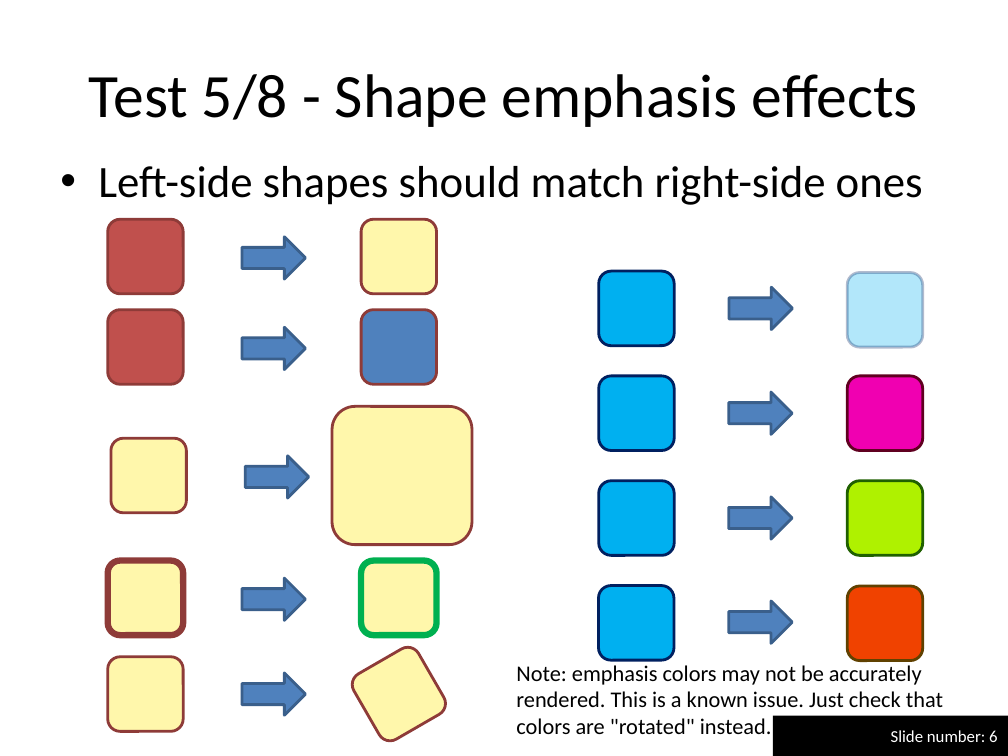
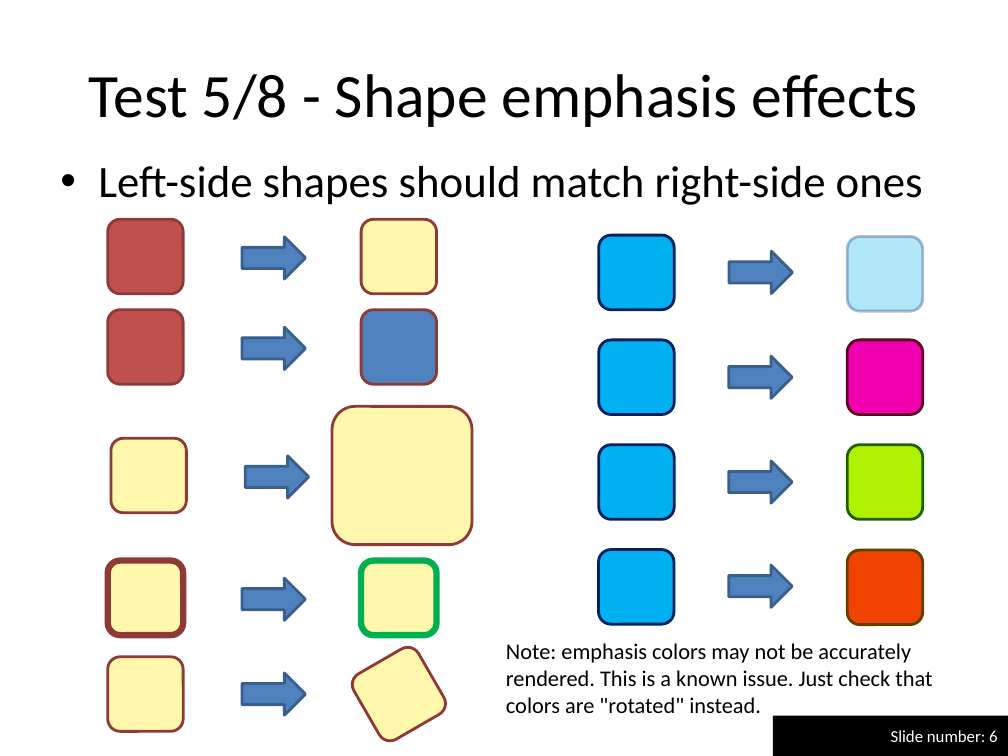
Before and after one commit to maxonthegit/PPspliT, a slide deck: slide 6 of src/PPT12+/PPspliT.pptm. Drawn at 1008x756 pixels with LibreOffice and Linux fonts; fonts in the diff are those of the drawing. Boxes give left, top, right and bottom in pixels: in the first picture for what was removed or moved away, otherwise in the second. Text is boxed around its words. In the diff, an @@ line names an element or a change of style, - is before the commit and + after.

```diff
--- a/src/PPT12+/PPspliT.pptm
+++ b/src/PPT12+/PPspliT.pptm
@@ 8 rounded rectangles, 4 right arrows: place and size @@
-8 rounded rectangles, 4 right arrows at (599,271,923,660)
+8 rounded rectangles, 4 right arrows at (599,235,923,625)
@@ text "Note: emphasis colors may not ...": place and size @@
-text "Note: emphasis colors may not ..." at (516,665,943,734)
+text "Note: emphasis colors may not ..." at (506,643,932,713)
```
Also in this commit, not shown: 1 other slide changed, 1 slide added, 2 other files.
